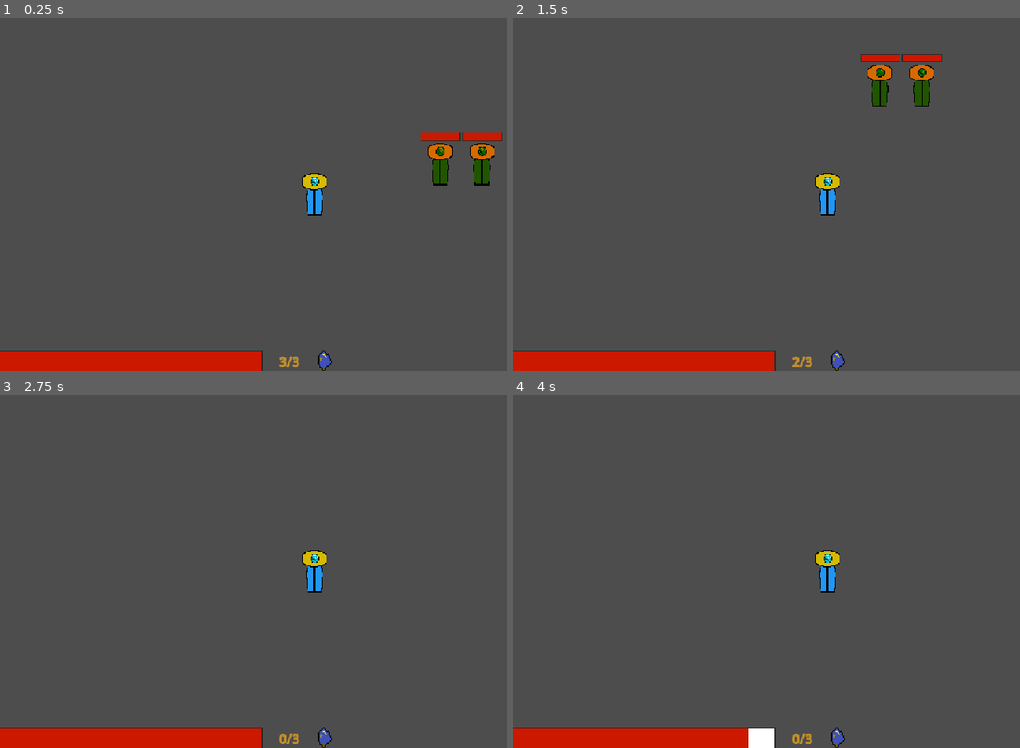
Above: before the commit, frames 1-4 (two rows, left to right).
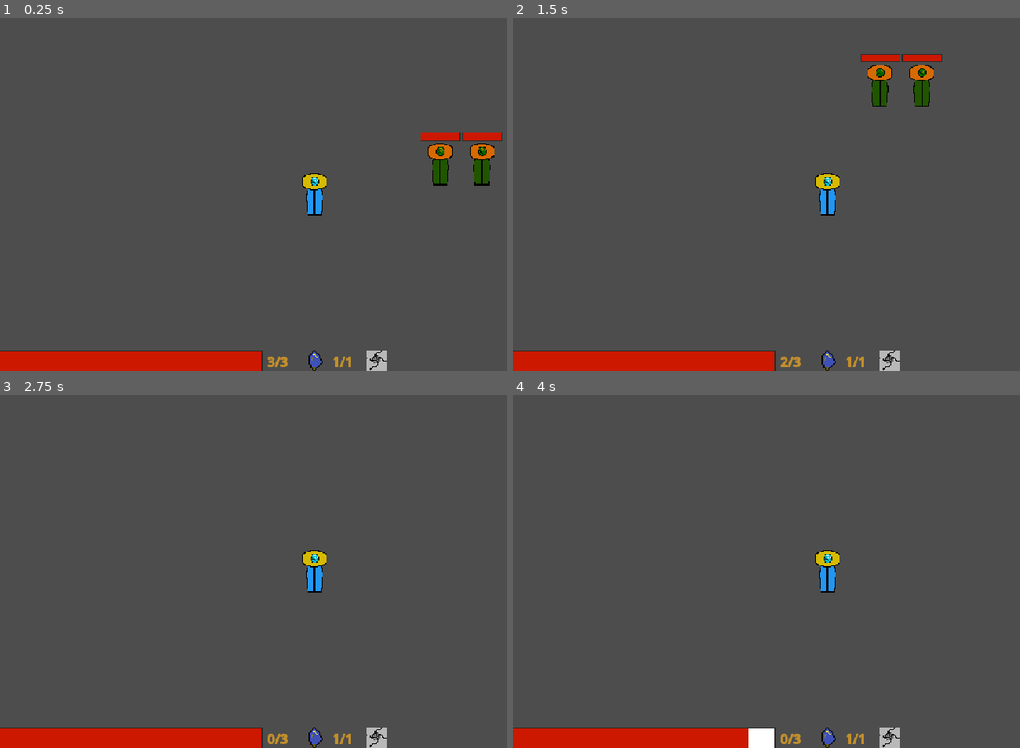
Above: after the commit, the same moments.

Repository: nf12pro/ChronoAnchor
Game: Godot game, scene res://scenes/testing_scene.tscn
The game is run twice, just before and just after one commit, with the same random seed, the same clock (stepped at 60 frames per second) and the same inputs.
Inputs (mouse positions are in pixels of both pictures, inside the frame that each line leads up to):
- Up to frame 1 (0.25 s): no input
- Up to frame 2 (1.5 s): tap Enter at 0.5 s; move the mouse to (964, 176) at 0.52 s; hold Right (move_right) 0.53-1.28 s; hold Shift (dash) 0.53-1.28 s; click (964, 176) at 0.67 s; move the mouse to (700, 212) at 1.27 s; hold S (move_down) from 1.28 s (still down); click (700, 212) at 1.35 s
- Up to frame 3 (2.75 s): tap Shift (dash) at 1.55 s; move the mouse to (375, 493) at 2.02 s; release S (move_down) at 2.03 s; hold Right (move_right) from 2.03 s (still down); hold Shift (dash) from 2.03 s (still down)
- Up to frame 4 (4 s): move the mouse to (796, 642) at 2.77 s; release Right (move_right) at 2.78 s; release Shift (dash) at 2.78 s; hold W (move_up) 2.78-3.53 s; right-click (796, 642) at 2.85 s; click (796, 642) at 2.92 s; tap Shift (dash) at 3.05, 3.8 s; move the mouse to (1014, 624) at 3.52 s; hold A (move_left) from 3.53 s (still down); hold P (take_damage_test) from 3.53 s (still down)

The runs differ from the first frame. In frame 1, 0.6% of the frame differs, in the area x 52-77%, y 94-100%; in frame 2, 0.6%; in frame 3, 0.6%; in frame 4, 0.6%.

Commit message:
Added Save State Label

Diff:
--- a/scenes/player.tscn
+++ b/scenes/player.tscn
@@ -5,6 +5,7 @@
 [ext_resource type="PackedScene" uid="uid://b7weh1oqtsr78" path="res://scenes/health_bar.tscn" id="3_qhqgy"]
 [ext_resource type="Texture2D" uid="uid://bxkwp55wasp7b" path="res://assets/prototype_dash_fragment.png" id="4_dqkch"]
 [ext_resource type="PackedScene" uid="uid://bbkit7y8fwlse" path="res://scenes/sword_equipment.tscn" id="5_qlg0r"]
+[ext_resource type="Texture2D" uid="uid://c1btvnms7f7yy" path="res://assets/prototype_save_state.png" id="5_tuyoq"]
 
 [sub_resource type="AtlasTexture" id="AtlasTexture_g2els"]
 atlas = ExtResource("1_3vyb7")
@@ -46,7 +47,7 @@
 grow_vertical = 0
 
 [node name="dash_shard" type="Sprite2D" parent="." unique_id=290740632]
-position = Vector2(494, 524)
+position = Vector2(480, 524)
 scale = Vector2(2, 2)
 texture = ExtResource("4_dqkch")
 
@@ -56,9 +57,9 @@
 anchor_top = 0.94100004
 anchor_right = 0.51000005
 anchor_bottom = 0.998
-offset_left = 402.0
+offset_left = 384.0
 offset_top = 508.0
-offset_right = 482.0
+offset_right = 464.0
 offset_bottom = 540.0
 grow_horizontal = 2
 grow_vertical = 2
@@ -67,6 +68,27 @@
 theme_override_font_sizes/bold_font_size = 20
 bbcode_enabled = true
 text = "[b] 3/3"
+scroll_active = false
+horizontal_alignment = 1
+vertical_alignment = 2
+
+[node name="save_state_tracker" type="RichTextLabel" parent="." unique_id=890747824]
+anchors_preset = -1
+anchor_left = 0.42000002
+anchor_top = 0.94100004
+anchor_right = 0.51000005
+anchor_bottom = 0.998
+offset_left = 480.0
+offset_top = 508.0
+offset_right = 560.0
+offset_bottom = 540.0
+grow_horizontal = 2
+grow_vertical = 2
+theme_override_colors/default_color = Color(0.75986844, 0.5605189, 0.16995767, 1)
+theme_override_font_sizes/normal_font_size = 14
+theme_override_font_sizes/bold_font_size = 20
+bbcode_enabled = true
+text = "[b] 1/1"
 scroll_active = false
 horizontal_alignment = 1
 vertical_alignment = 2
@@ -101,6 +123,10 @@
 [node name="camera_2d" type="Camera2D" parent="." unique_id=843484154]
 position = Vector2(480, 270)
 
+[node name="save_state_sprite" type="Sprite2D" parent="." unique_id=102639851]
+position = Vector2(576, 524)
+texture = ExtResource("5_tuyoq")
+
 [connection signal="timeout" from="health_timer" to="." method="_on_health_timer_timeout"]
 [connection signal="timeout" from="dash_timer" to="." method="_on_dash_timer_timeout"]
 [connection signal="timeout" from="damage_invincible_timer" to="." method="_on_damage_invincible_timer_timeout"]
--- a/scripts/player.gd
+++ b/scripts/player.gd
@@ -51,6 +51,8 @@
 @onready var sword_equipment = $sword_equipment
 
 #region Save State
+@onready var save_state_tracker = $save_state_tracker
+
 const save_state_sprite = preload("res://scenes/save_state_sprite_loading.tscn")
 
 @export var save_state_max_amount: int = 1
@@ -164,6 +166,8 @@
 	save_state_x_location.append(global_position.x)
 	save_state_y_location.append(global_position.y)
 
+	save_state_tracker.text = "[b]" + str(save_state_max_amount - save_state_placed) + "/" + str(save_state_max_amount) + "[/b]"
+
 	var save_state_sprite_loaded = save_state_sprite.instantiate()
 
 	save_state_sprite_loaded.global_position.x = global_position.x + 480
@@ -176,8 +180,6 @@
 func rewind_to_save_state() -> void:
 	dash_charges = save_state_dash_charges[0]
 	health = save_state_health[0]
-
-	dash_tracker.text = "[b]" + str(dash_charges) + "/" + str(dash_amount) + "[/b]"
 
 	global_position.x = save_state_x_location[0]
 	global_position.y = save_state_y_location[0]
@@ -195,6 +197,9 @@
 	save_state_nodes.remove_at(0)
 	save_state_placed -= 1
 
+	save_state_tracker.text = "[b]" + str(save_state_max_amount - save_state_placed) + "/" + str(save_state_max_amount) + "[/b]"
+	dash_tracker.text = "[b]" + str(dash_charges) + "/" + str(dash_amount) + "[/b]"
+
 func _on_health_depleted() -> void:
 	print("Player died")
 
